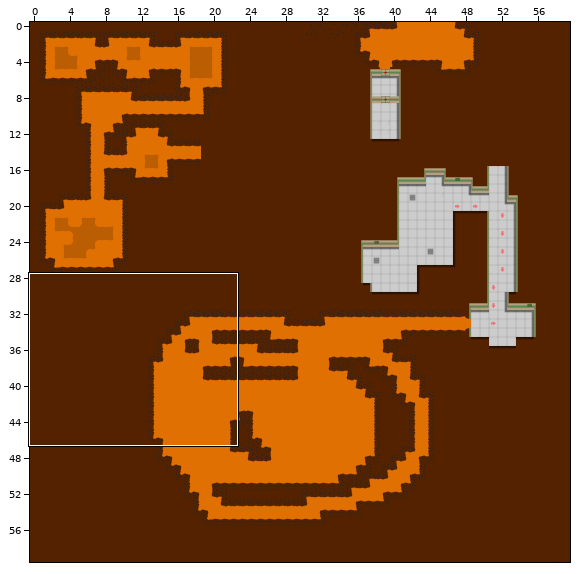
Two states of a Tiled map, core/assets/world/world02.tmx. Above, an overview of the earlier version with the close-up marked.
Close-up. Before the commit:
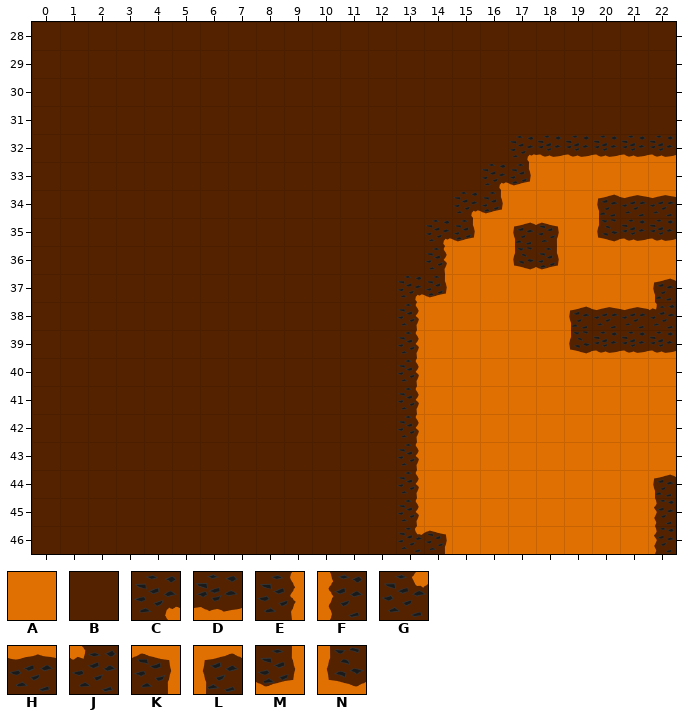
Cells are 64x64 px. Shown: x 0..22, y 28..46. The commit also changed other parts of the map, which this record leaves out.
Key: from "world": A 0, B 14, C 15, D 16, E 18, F 19, G 20, H 21, J 22, K 23, L 24, M 25, N 26.
_ is an empty cell.
Layer "world" before, first column x 0:
28 BBBBBBBBBBBBBBBBBBBBBBB
29 BBBBBBBBBBBBBBBBBBBBBBB
30 BBBBBBBBBBBBBBBBBBBBBBB
31 BBBBBBBBBBBBBBBBBBBBBBB
32 BBBBBBBBBBBBBBBBBCDDDDD
33 BBBBBBBBBBBBBBBBCMAAAAA
34 BBBBBBBBBBBBBBBCMAAALHH
35 BBBBBBBBBBBBBBCMALKANDD
36 BBBBBBBBBBBBBBEAANMAAAA
37 BBBBBBBBBBBBBCMAAAAAAAL
38 BBBBBBBBBBBBBEAAAAALHHJ
39 BBBBBBBBBBBBBEAAAAANDDD
40 BBBBBBBBBBBBBEAAAAAAAAA
41 BBBBBBBBBBBBBEAAAAAAAAA
42 BBBBBBBBBBBBBEAAAAAAAAA
43 BBBBBBBBBBBBBEAAAAAAAAA
44 BBBBBBBBBBBBBEAAAAAAAAL
45 BBBBBBBBBBBBBEAAAAAAAAF
46 BBBBBBBBBBBBBGKAAAAAAAF
Now the later version:
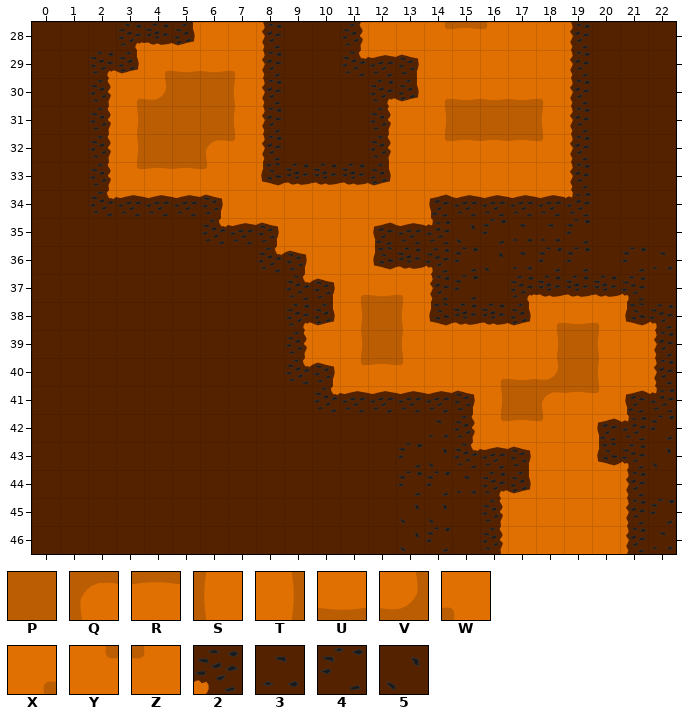
Further tiles: from "world": P 1, Q 2, R 3, S 5, T 6, U 8, V 9, W 10, X 11, Y 12, Z 13, 2 17, 3 27, 4 28, 5 29.
From old to new:
Changed rows in their new state; . is an unchanged cell.
Layer "world":
first column x 2:
28 .CDMAAF..EAAYRZAAF...
29 CMXUUWF..GHKAAAAAF...
30 EXVPPSF...CMXUUUWF...
31 ETPPPSF...EATPPPSF...
32 ETPPQZF...EAYRRRZFBBB
33 EYRRZANDDDMAAAAA.FBBB
34 GHHHKAAAAAAALHHHHJBBB
35 ....GHKAAALHJ54334BBB
36 ......GKAAND245344B43
37 .......GKXUWF4BCDDD2B
38 .......CMTPSNDDMXUWN2
39 .......EATPS....TPSAF
40 .......GKYRZ..XUVPS.F
41 ........GHHHHKTPQRZLJ
42 ...........B3EYRZ.LJ4
43 ...........45GHK..N25
44 ...........443CM...FB
45 ...........55BE....F4
46 ...........54BE....F3
Changed places in both close-ups, as pixel boxes (x1, y1, x2, y2):
changed: (89, 22, 676, 554)
